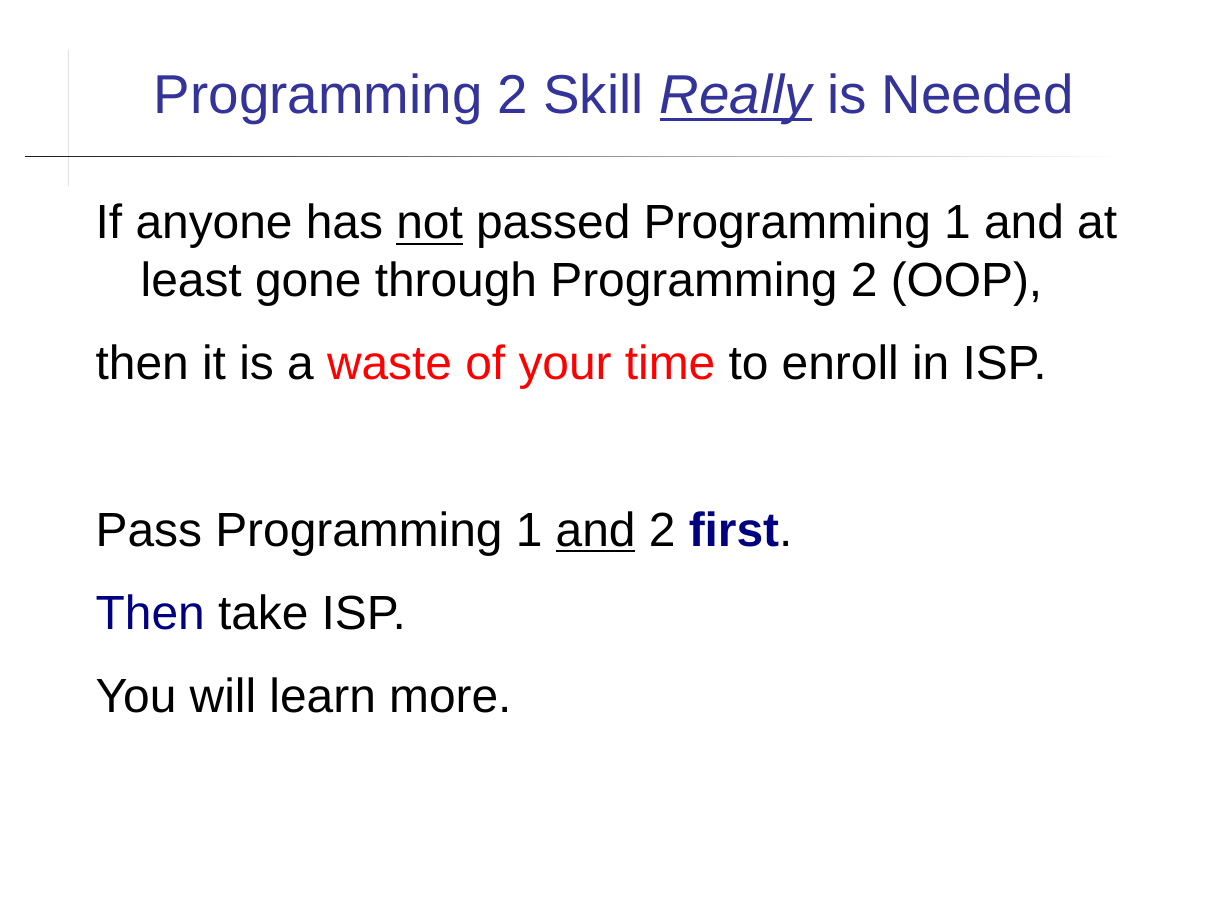
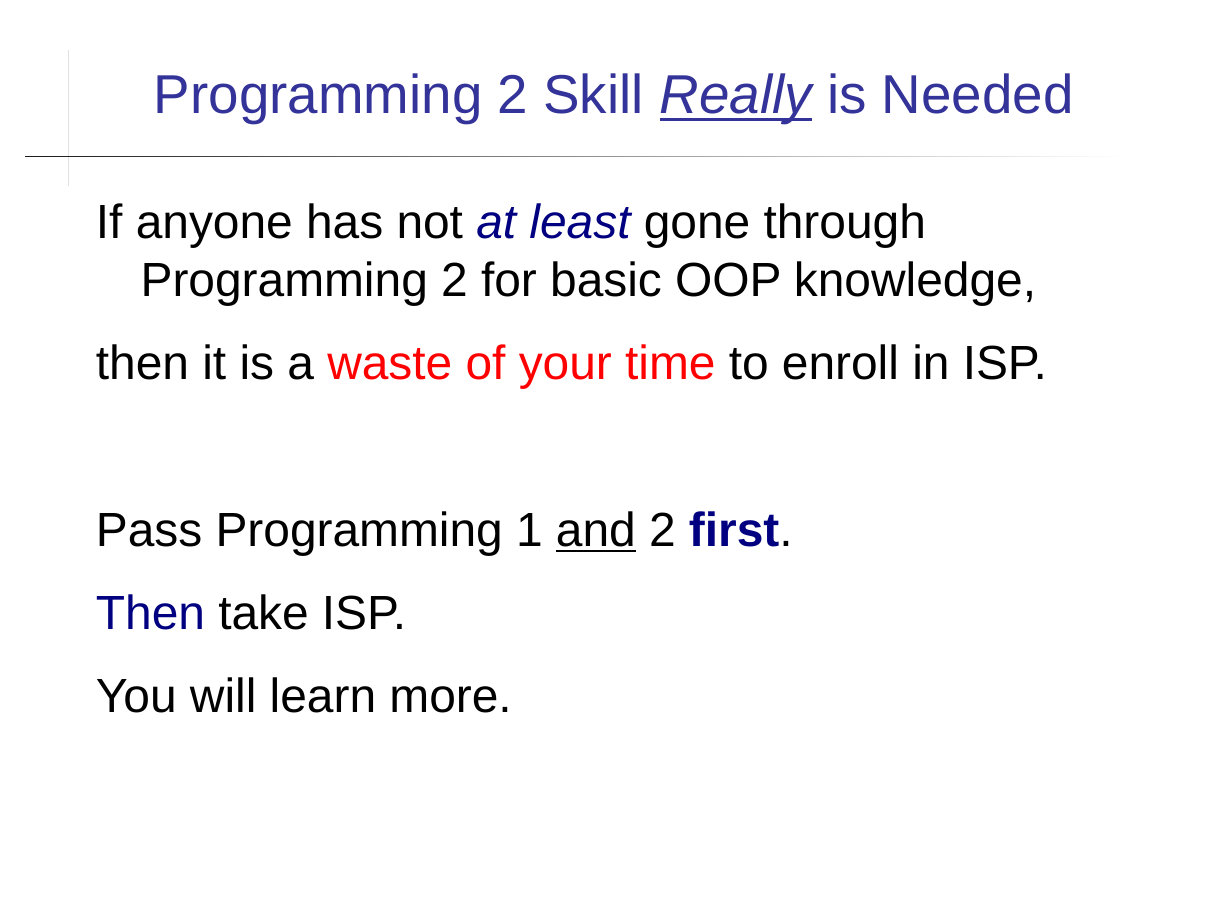
Before and after one commit to cpske/ISP, a slide deck: slide 9 of introduction/Introduction-to-Course.ppt. Drawn at 1232x924 pixels with LibreOffice and Linux fonts; fonts in the diff are those of the drawing. Boxes give left, top, right and bottom in pixels: in the first picture for what was removed or moved away, otherwise in the second. Text is boxed around its words. In the diff, an @@ line names an element or a change of style, - is before the commit and + after.

```diff
--- a/introduction/Introduction-to-Course.ppt
+++ b/introduction/Introduction-to-Course.ppt
@@ text at [96, 203, 1036, 305]: text changed @@
-If anyone has not passed Programming 1 and at least gone through Programming 2 (OOP),
+If anyone has not at least gone through Programming 2 for basic OOP knowledge,
```
Also in this commit, not shown: 5 other slides changed, 1 slide added, 5 other files.
